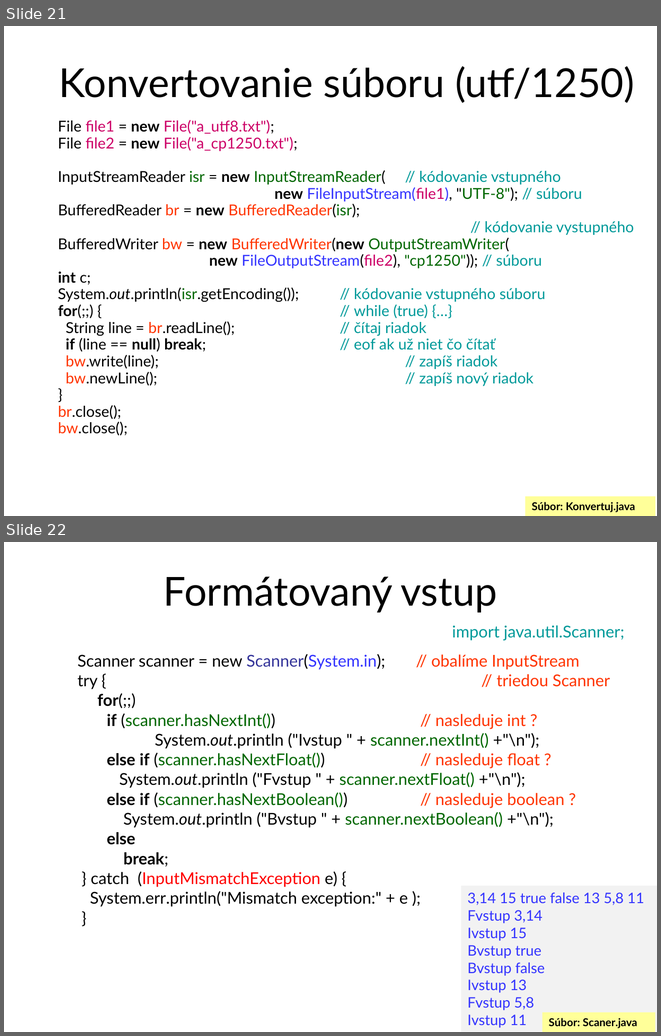
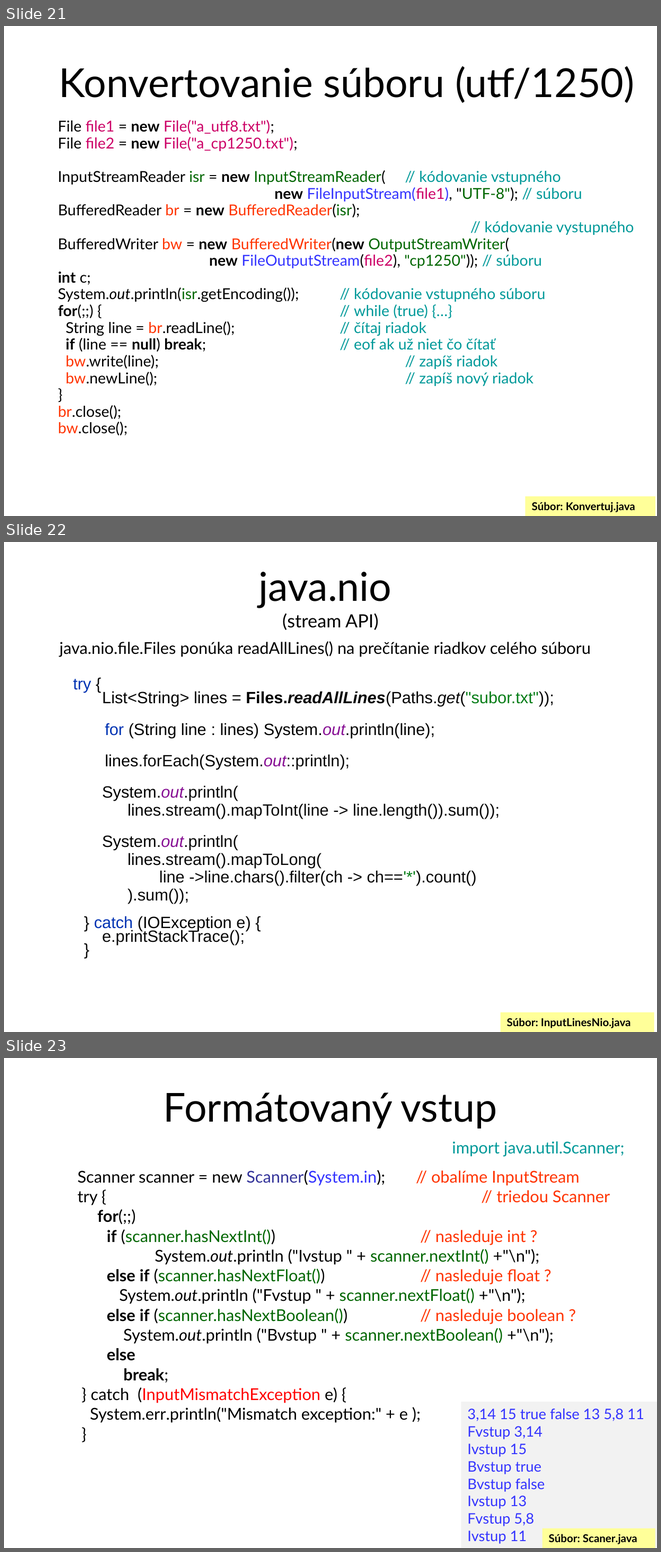
Before and after one commit to Programovanie4/Prednasky, a slide deck: 08/08_java.ppt. Shown one above the other, each under a label of ours: slides 21 and 22 before the commit, slides 21, 22 and 23 after it. The pictures are 661x1036 and 661x1552 pixels, drawn with LibreOffice and Linux fonts; fonts in the diff are those of the drawing. Boxes give left, top, right and bottom in pixels: in the first picture for what was removed or moved away, otherwise in the second. Text is boxed around its words. In the diff, an @@ line names an element or a change of style, - is before the commit and + after.

```diff
--- a/08/08_java.ppt
+++ b/08/08_java.ppt
@@ slide 22 added at [4,542,657,1032], background #FFFFFF @@
@@ rectangle added at [4,545,17,571], fill #FFFFFF @@
@@ title added at [259,572,392,630], 20 pt, text #000000 @@
+java.nio
+(stream API)
@@ text added at [60,641,591,944], 18 pt, text #080808 @@
+java.nio.file.Files ponúka readAllLines() na prečítanie riadkov celého súboru
+try {
+List<String> lines = Files.readAllLines(Paths.get("subor.txt"));
+for (String line : lines) System.out.println(line);
+lines.forEach(System.out::println);
+System.out.println(
+lines.stream().mapToInt(line -> line.length()).sum());
+System.out.println(
+lines.stream().mapToLong(
+line ->line.chars().filter(ch -> ch=='*').count()
+).sum());
+} catch (IOException e) {
+e.printStackTrace();
+}
@@ rectangle added at [500,1012,654,1032], fill #FFFF99, 12 pt, text #000000, bold @@
+Súbor: InputLinesNio.java
@@ what was slide 22 is now slide 23 @@
```
Also in this commit, not shown: 5 slides changed, 1 other slide added, 2 other files.
